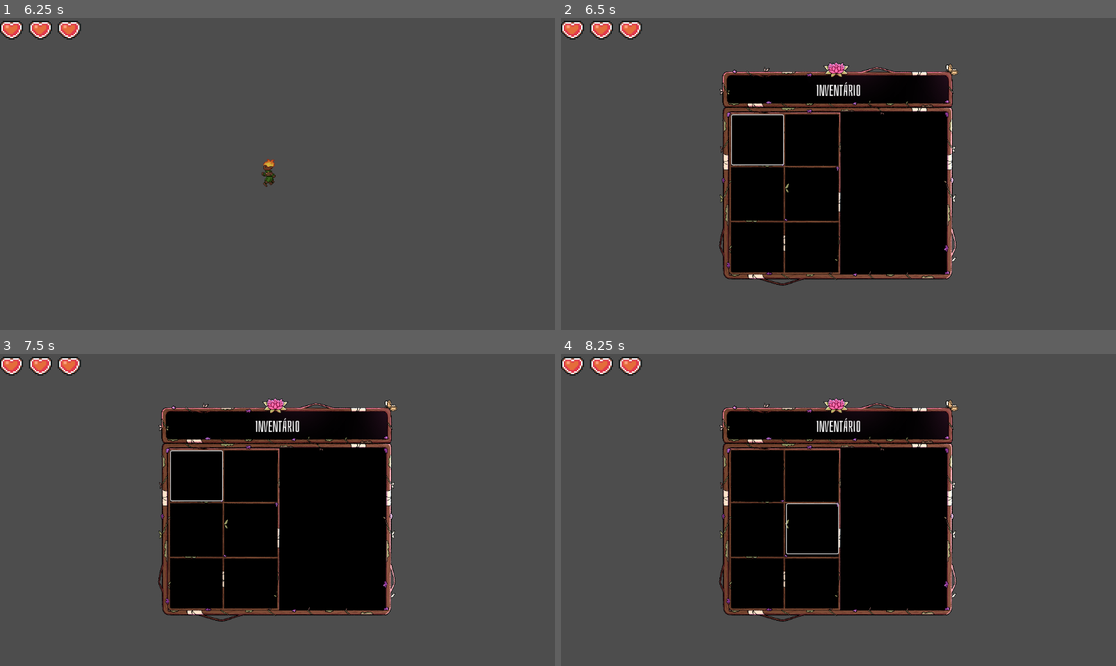
Above: before the commit, frames 1-4 (two rows, left to right).
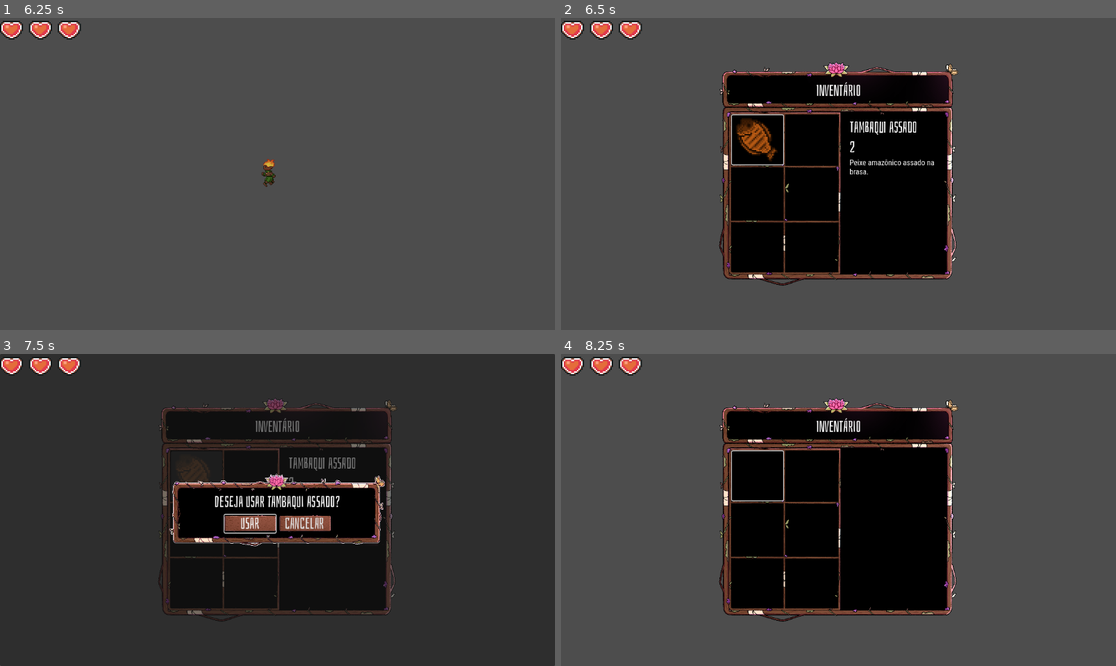
Above: after the commit, the same moments.

Repository: carolinalimaal/tekoha
Game: Godot game, scene res://UI/main_menu/main_menu.tscn
The game is run twice, just before and just after one commit, with the same random seed, the same clock (stepped at 60 frames per second) and the same inputs.
Inputs (mouse positions are in pixels of both pictures, inside the frame that each line leads up to):
- Up to frame 1 (6.25 s): click "Novo Jogo" at 0.5 s; click "Novo Jogo" at 1.25 s; click "Carregar Jogo" at 2 s; tap Enter at 2.75, 5 s; move the mouse to (399, 158) at 2.77 s; hold D (move_right) 2.78-3.53 s; click (399, 158) at 2.85 s; tap Space at 3.5, 5.75 s; move the mouse to (166, 189) at 3.52 s; hold S (move_down) 3.53-4.28 s; tap R (interact) at 3.6 s; move the mouse to (333, 105) at 4.27 s; hold D (move_right) 4.28-5.03 s; right-click (333, 105) at 4.35 s; move the mouse to (249, 236) at 5.02 s; hold W (move_up) 5.03-5.78 s; click (249, 236) at 5.1 s; move the mouse to (444, 220) at 5.77 s; hold A (move_left) from 5.78 s (still down); hold R (interact) from 5.78 s (still down)
- Up to frame 2 (6.5 s): keep holding A (move_left); keep holding R (interact); tap E (inventory) at 6.4 s
- Up to frame 3 (7.5 s): move the mouse to (111, 463) at 6.52 s; release R (interact) at 6.53 s; right-click (111, 463) at 6.6 s; release A (move_left) at 7.25 s; click (194, 475) at 7.27 s
- Up to frame 4 (8.25 s): click (810, 522) at 8 s, where only the run after the commit has a clickable "USAR"

Frame 1 is identical in both runs. In frame 2, 1.1% of the frame differs, in the area x 31-68%, y 32-51%; in frame 3, 80%, in the area x 0-100%, y 0-100%; in frame 4, 0.3%.

Commit message:
feat: ganho de vida ao consumir item

Diff:
--- a/tekoha/UI/inventory/inventory_ui.gd
+++ b/tekoha/UI/inventory/inventory_ui.gd
@@ -88,9 +88,12 @@
 func _on_confirm_use() -> void:
 	var item_slot = _current_slot_selected.item_slot
 	if _current_slot_selected and item_slot and !item_slot.is_empty():
-		# TODO: Funcionalidade de usar o item
 		#GlobalRefs.player.health_component.heal(item_slot.item.health_gain)
 		print("Usou o item: " + item_slot.item.name)
+		#verificação do ganho de vida
+		print("vida atual: ", GlobalRefs.player.health_component.current_health)
+		GlobalRefs.player.health_component.heal(item_slot.item.health_gain)
+		print("vida restaurada pelo item: ", item_slot.item.health_gain)
 
 		GlobalRefs.inventory.remove_item_from_slot(item_slot.slot_index)
 
--- a/tekoha/utils/components/health_component.gd
+++ b/tekoha/utils/components/health_component.gd
@@ -20,6 +20,8 @@
 func heal(amout: int) -> void:
 	current_health += amout
 	current_health = min(current_health, max_health)
+	print("vida após curar: ", current_health)
+
 
 
 func _die() -> void:
--- a/tekoha/utils/inventory/inventory.gd
+++ b/tekoha/utils/inventory/inventory.gd
@@ -11,6 +11,10 @@
 	# Criar inventario com 6 slots
 	for i in range(_size):
 		inventory_slots.append(ItemSlot.new(i))
+
+	#teste de item consumivel
+	var item: ConsumableItemData = load("res://data/items/tambaqui_assado.tres")
+	add_item(item)
 
 # Adiciona um item ao inventario
 func add_item(item: ConsumableItemData) -> bool:
